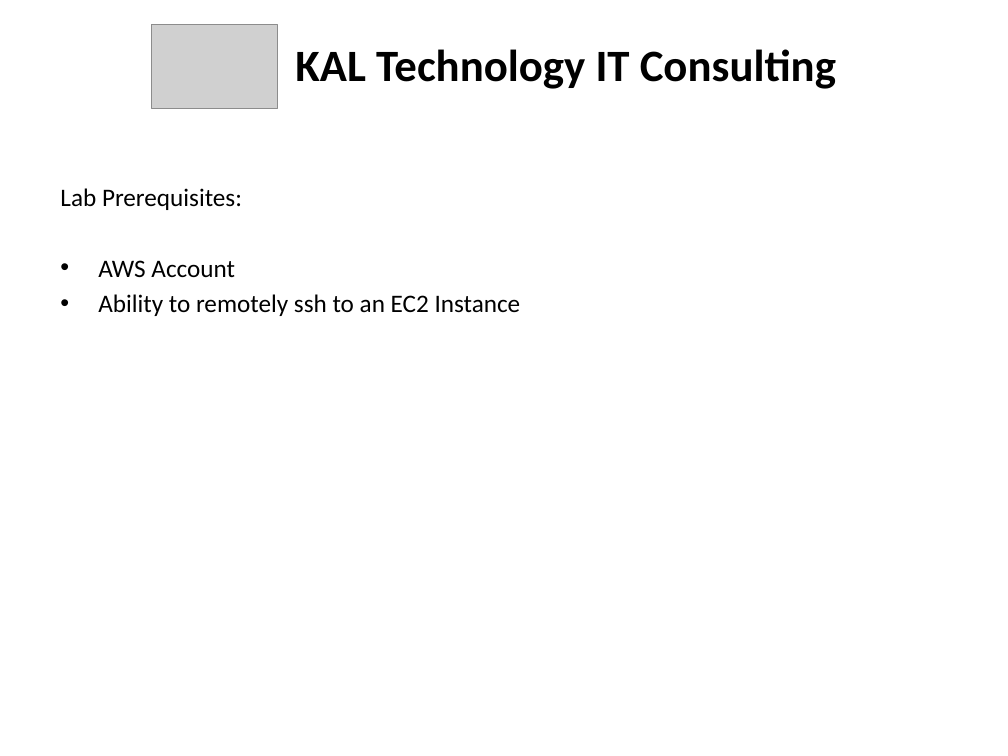
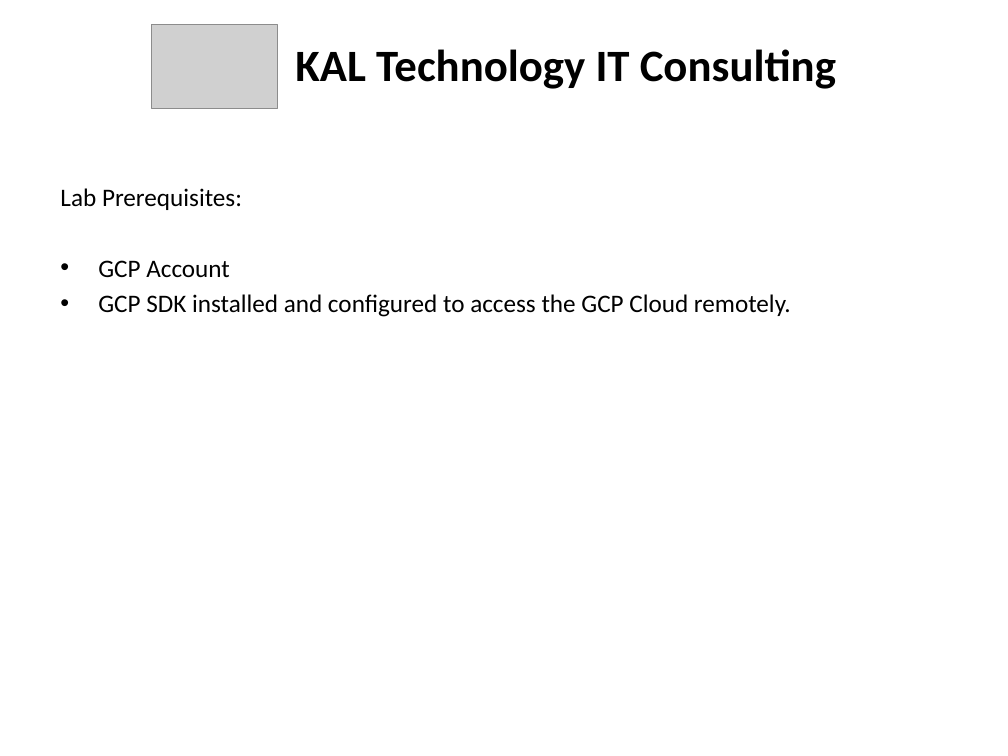
Before and after one commit to kskalvar/gcp-compute-ssh-self-signed-certificate, a slide deck: slide 4 of GCP Compute ssh Self-Signed-Certificate.pptx (slide 6 before the commit). Drawn at 1008x756 pixels with LibreOffice and Linux fonts; fonts in the diff are those of the drawing; grey boxes stand for pictures. Boxes give left, top, right and bottom in pixels: in the first picture for what was removed or moved away, otherwise in the second. Text is boxed around its words. In the diff, an @@ line names an element or a change of style, - is before the commit and + after.

```diff
--- a/GCP Compute ssh Self-Signed-Certificate.pptx
+++ b/GCP Compute ssh Self-Signed-Certificate.pptx
@@ text at [98,260,791,317]: text changed @@
-• AWS Account
-• Ability to remotely ssh to an EC2 Instance
+• GCP Account
+• GCP SDK installed and configured to access the GCP Cloud remotely.
```
Also in this commit, not shown: 3 other slides changed, 2 slides removed, 1 other file.
